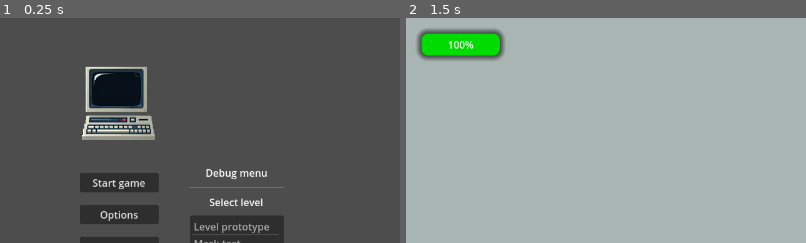
Above: before the commit, frames 1-2 (left to right).
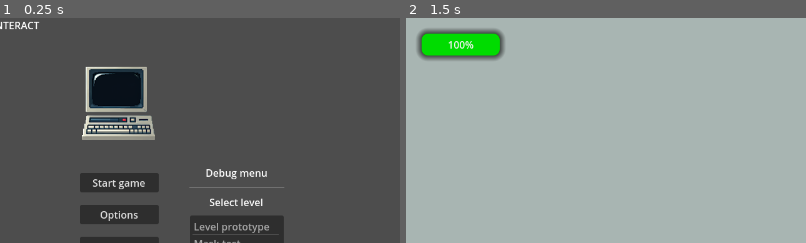
Above: after the commit, the same moments.

Repository: jame581/ShadowSecrets
Game: Godot game, scene res://maps/main_menu.tscn
Same seed, same stepped clock (60 frames per second), same inputs: the game is played once before the commit and once after it.
Inputs:
- Up to frame 1 (0.25 s): no input
- Up to frame 2 (1.5 s): click "Start game" at 0.5 s; hold D (right) from 1.28 s (still down); hold E (interact) from 1.28 s (still down)
The pictures show only the part of the screen within x 0-50%, y 0-50%; the shares and areas given below are measured in that part.

The runs differ from the first frame. In frame 1, 0.2% of the frame differs, in the area x 0-10%, y 1-5%; in frame 2, nothing differs.

Commit message:
Connect map change signal to interaction manager and update player reference on map change

Diff:
--- a/project/scripts/global.gd
+++ b/project/scripts/global.gd
@@ -1,14 +1,6 @@
 extends Node
 
-
-# Called when the node enters the scene tree for the first time.
-# func _ready() -> void:
-# 	pass # Replace with function body.
-
-
-# Called every frame. 'delta' is the elapsed time since the previous frame.
-# func _process(delta: float) -> void:
-# 	pass
+signal map_changed(new_map)
 
 var current_scene = null
 
@@ -50,3 +42,4 @@
 
 	# Optionally, to make it compatible with the SceneTree.change_scene_to_file() API.
 	get_tree().current_scene = current_scene
+	map_changed.emit(current_scene)
--- a/project/scripts/interaction_manager.gd
+++ b/project/scripts/interaction_manager.gd
@@ -6,6 +6,9 @@
 # Onready variables to get the player and the label.
 @onready var player = get_tree().get_first_node_in_group("player")
 @onready var label = $Label
+
+func _ready() -> void:
+	Global.map_changed.connect(_on_map_changed)
 
 # The base text of the interaction label.
 const base_text : String = "[E] to "
@@ -22,20 +25,22 @@
 		active_areas.remove_at(index)
 
 func _process(delta: float) -> void:
+	if player == null:
+		#push_warning(name + ": player not found")
+		return
+
 	if not can_interact or active_areas.size() <= 0:
 		label.hide()
 		return
 
 	active_areas.sort_custom(_sort_by_distance_to_player)
 	_set_label(active_areas[0])
-	# for area in active_areas:
-	# 	if area.is_inside(player.get_global_position()):
-	# 		label.text = base_text + area.interaction_text
-	# 		if Input.is_action_just_pressed("interact"):
-	# 			area.interact()
-	# 			break
 
 func _sort_by_distance_to_player(a: InteractionArea, b: InteractionArea) -> int:
+	# print("Sorting")
+	# print("Player position: ", player.get_global_position())
+	# print("A position: ", a.get_global_position())
+	# print("B position: ", b.get_global_position())
 	var a_distance = player.get_global_position().distance_to(a.get_global_position())
 	var b_distance = player.get_global_position().distance_to(b.get_global_position())
 	return a_distance < b_distance
@@ -58,3 +63,8 @@
 		await active_areas[0].interact.call()
 
 		can_interact = true
+
+func _on_map_changed(new_map: Node) -> void:
+	print("Map changed")
+	player = get_tree().get_first_node_in_group("player")
+	print("Player found: ", player)
